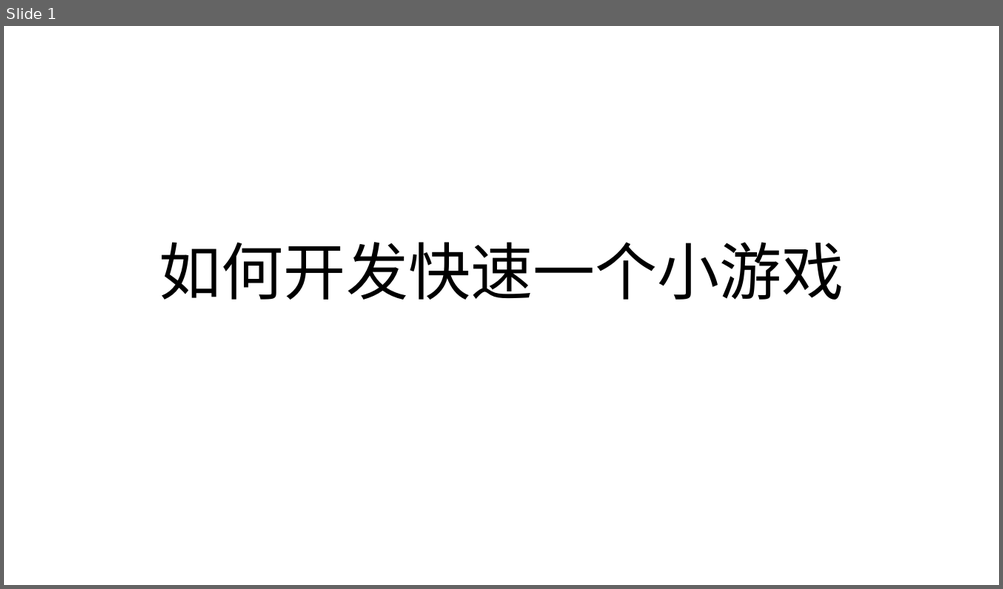
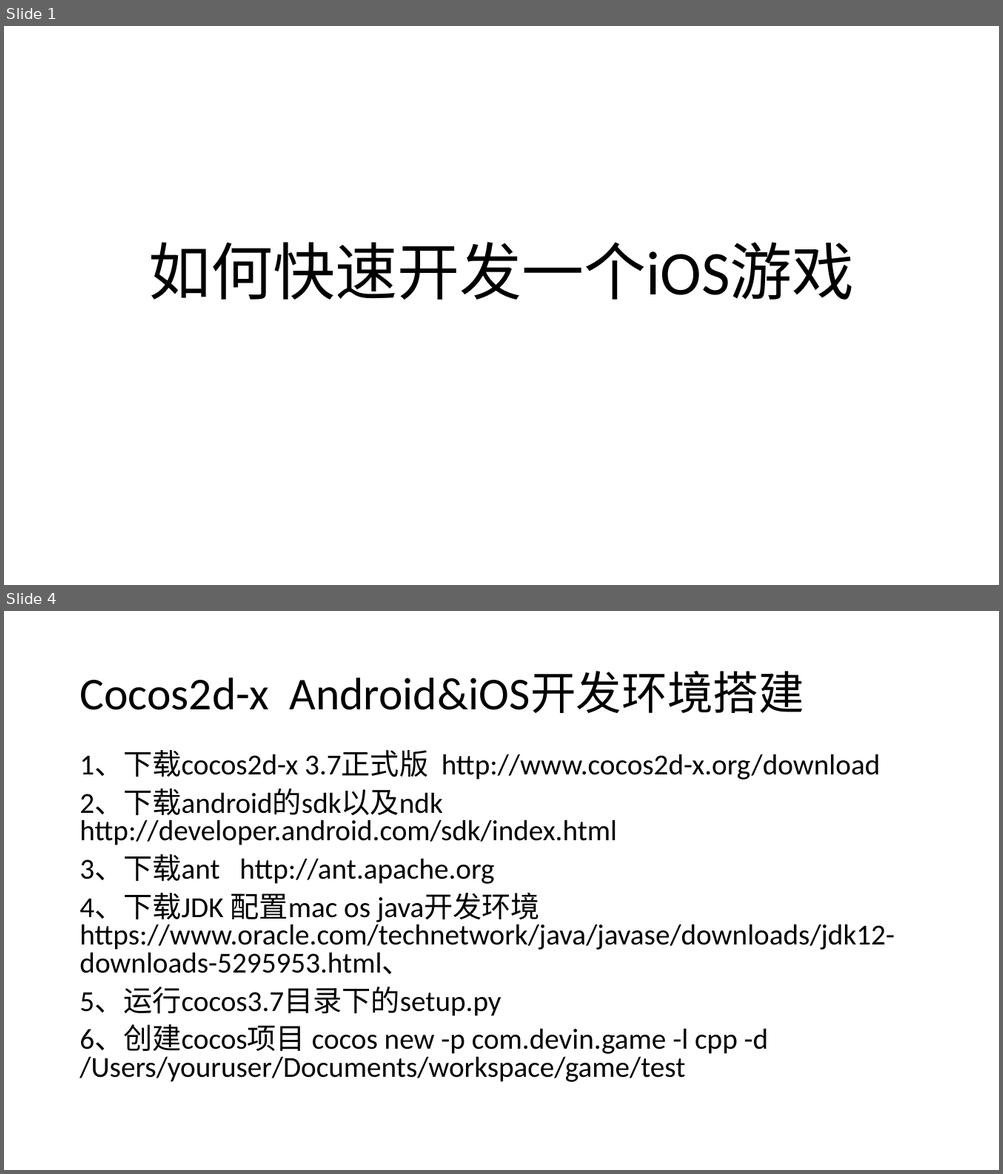
Before and after one commit to lin376186421/OwenLin2, a slide deck: MyGame/如何开发快速一个小游戏.pptx. Shown one above the other, each under a label of ours: slide 1 before the commit, slides 1 and 4 after it; the slides between them are not shown. The pictures are 1003x589 and 1003x1174 pixels, drawn with LibreOffice and Linux fonts; fonts in the diff are those of the drawing. Boxes give left, top, right and bottom in pixels: in the first picture for what was removed or moved away, otherwise in the second. Text is boxed around its words. In the diff, an @@ line names an element or a change of style, - is before the commit and + after.

```diff
--- a/MyGame/如何开发快速一个小游戏.pptx
+++ b/MyGame/如何开发快速一个小游戏.pptx
@@ slide 4 added at (x1=4, y1=611, x2=999, y2=1170), background #FFFFFF @@
@@ title added at (x1=79, y1=672, x2=804, y2=713), 44 pt, text #000000 @@
+Cocos2d-x Android&iOS开发环境搭建
@@ text added at (x1=79, y1=750, x2=894, y2=1082), 28 pt, text #000000 @@
+1、下载cocos2d-x 3.7正式版 http://www.cocos2d-x.org/download
+2、下载android的sdk以及ndk http://developer.android.com/sdk/index.html
+3、下载ant http://ant.apache.org
+4、下载JDK 配置mac os java开发环境 https://www.oracle.com/technetwork/java/javase/downloads/jdk12-downloads-5295953.html、
+5、运行cocos3.7目录下的setup.py
+6、创建cocos项目 cocos new -p com.devin.game -l cpp -d /Users/youruser/Documents/workspace/game/test
@@ slide 1 changed as well @@
@@ title at (x1=148, y1=242, x2=854, y2=300): text changed @@
-如何开发快速一个小游戏
+如何快速开发一个iOS游戏
```
Also in this commit, not shown: 4 other slides added.
